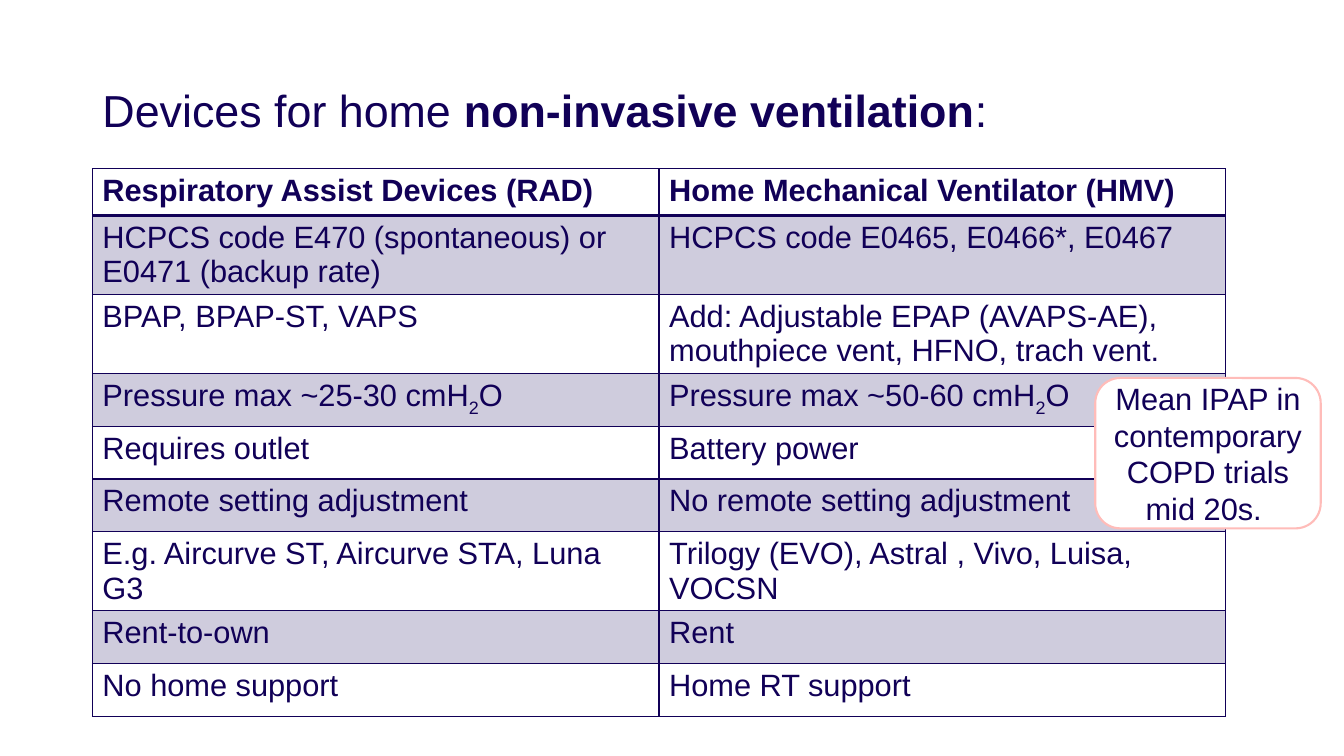
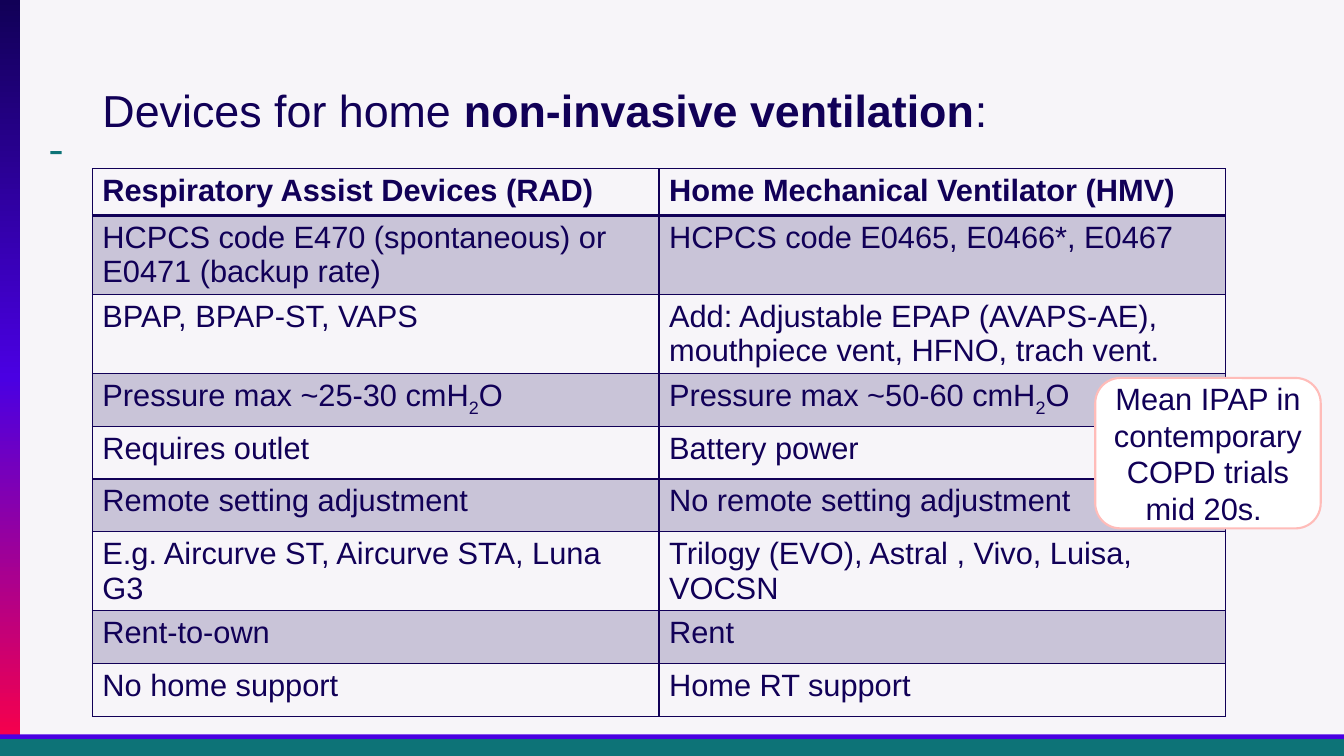
Before and after one commit to reblocke/clinical_talks, a slide deck: slide 31 of archive/Presentations/Locke Utah ACP OHS 2026.pptx (slide 20 before the commit). Drawn at 1344x756 pixels with LibreOffice and Linux fonts; fonts in the diff are those of the drawing. Boxes give left, top, right and bottom in pixels: in the first picture for what was removed or moved away, otherwise in the second. Text is boxed around its words. In the diff, an @@ line names an element or a change of style, - is before the commit and + after.

```diff
--- a/archive/Presentations/Locke Utah ACP OHS 2026.pptx
+++ b/archive/Presentations/Locke Utah ACP OHS 2026.pptx
@@ background #FFFFFF to #F7F5F9 @@
@@ rectangle added at <box>0,0,20,756</box>, fill gradient #110057 to #4A00E2 to #FF0044 @@
@@ rectangle added at <box>50,151,62,154</box>, fill #0D7377 @@
@@ rectangle added at <box>0,735,1344,745</box>, fill #4A00E2 @@
@@ rectangle added at <box>0,739,1344,756</box>, fill #0D7377 @@
```
Also in this commit, not shown: 28 other slides changed, 11 slides added.
